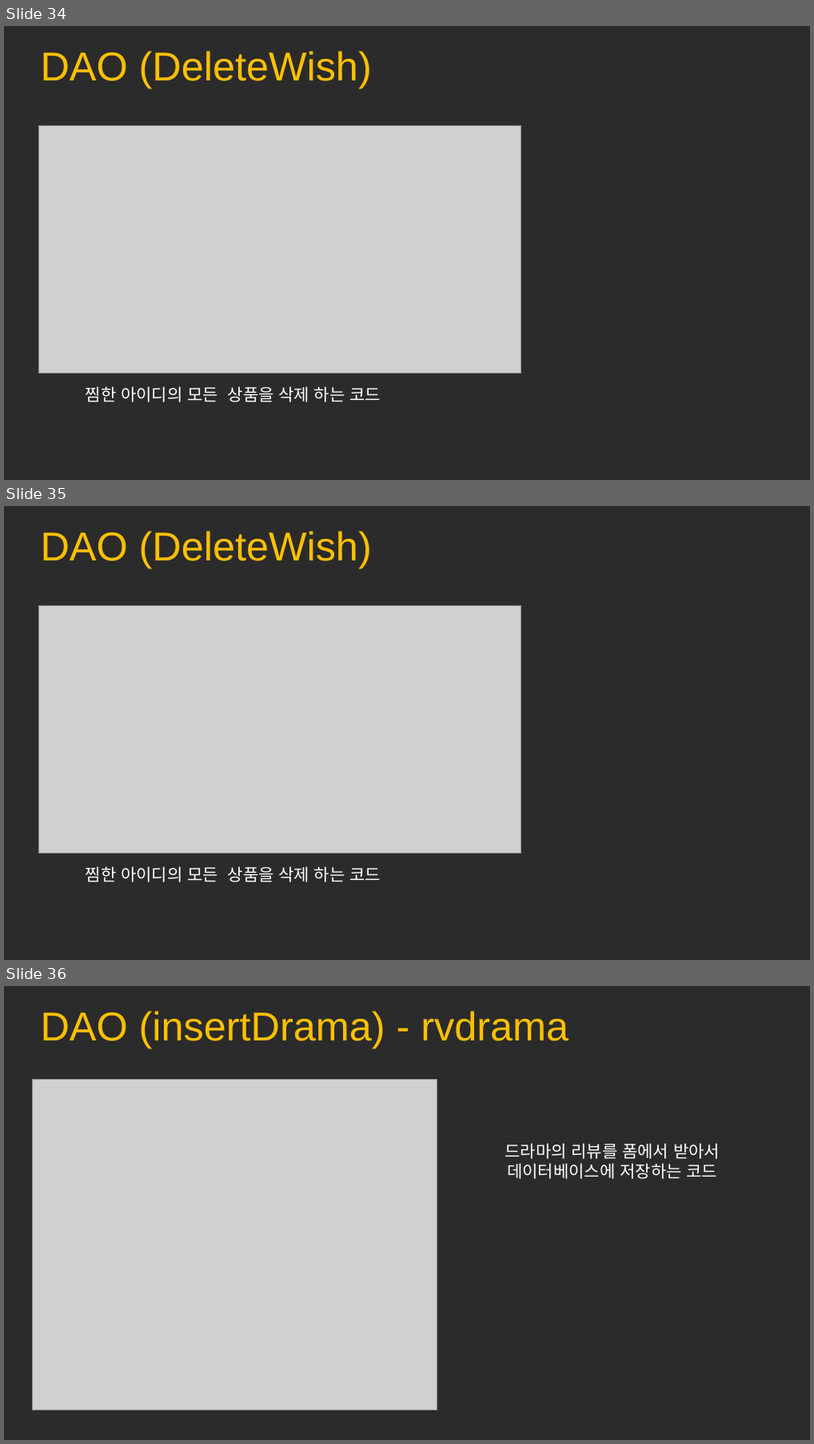
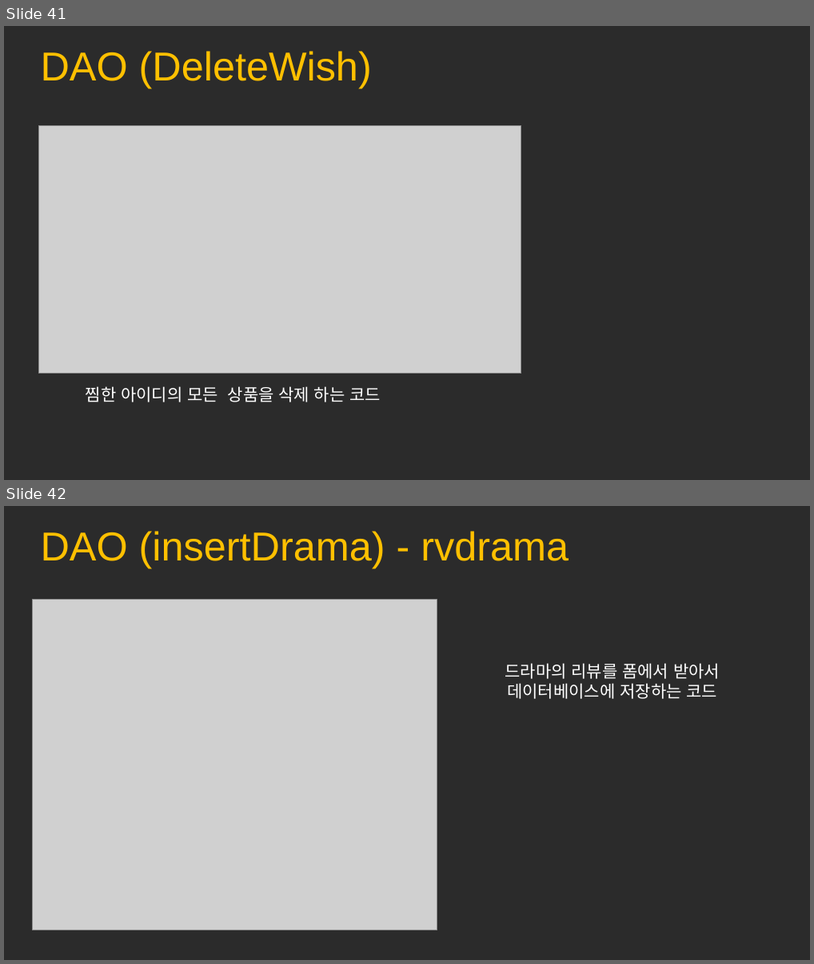
Before and after one commit to mina0502/portfolio, a slide deck: Drama/ppt/JSP.pptx. Shown one above the other, each under a label of ours: slides 34, 35 and 36 before the commit, slides 41 and 42 after it. The pictures are 814x1444 and 814x964 pixels, drawn with LibreOffice and Linux fonts; fonts in the diff are those of the drawing; grey boxes stand for pictures; background and template pictures are left out; a plain dark background stands for a picture behind light text. Boxes give left, top, right and bottom in pixels: in the first picture for what was removed or moved away, otherwise in the second. Text is boxed around its words. In the diff, an @@ line names an element or a change of style, - is before the commit and + after.

```diff
--- a/Drama/ppt/JSP.pptx
+++ b/Drama/ppt/JSP.pptx
@@ slide 35 removed at (x1=4, y1=506, x2=810, y2=960), background picture (left out) @@
@@ text removed at (x1=41, y1=531, x2=372, y2=568) @@
-DAO (DeleteWish)
@@ picture removed at (x1=38, y1=606, x2=521, y2=853) @@
@@ text removed at (x1=86, y1=866, x2=381, y2=882) @@
-찜한 아이디의 모든 상품을 삭제 하는 코드
@@ what was slide 34 is now slide 41 @@
@@ what was slide 36 is now slide 42 @@
```
Also in this commit, not shown: 1 slide changed, 9 slides added.
